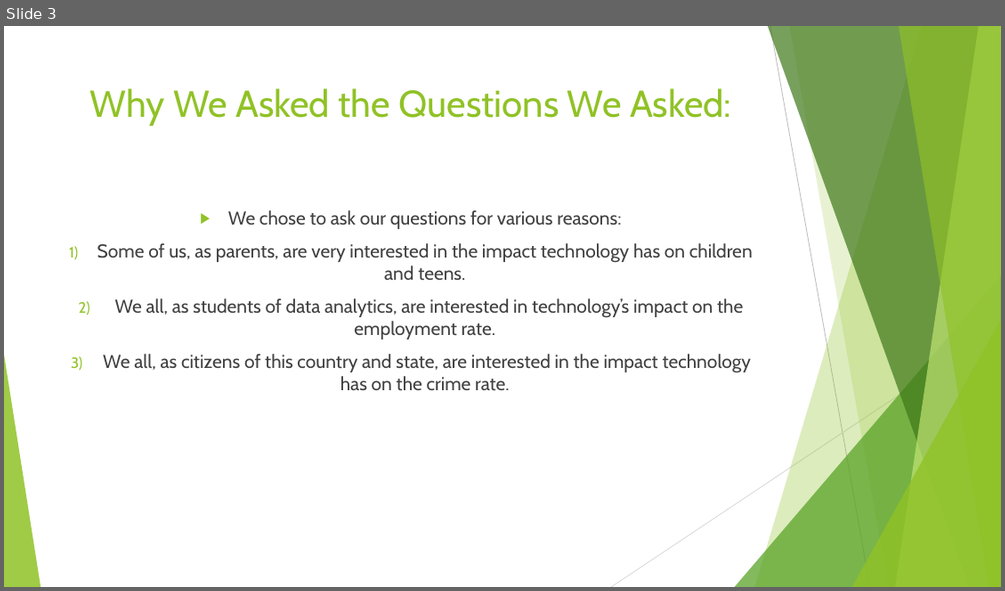
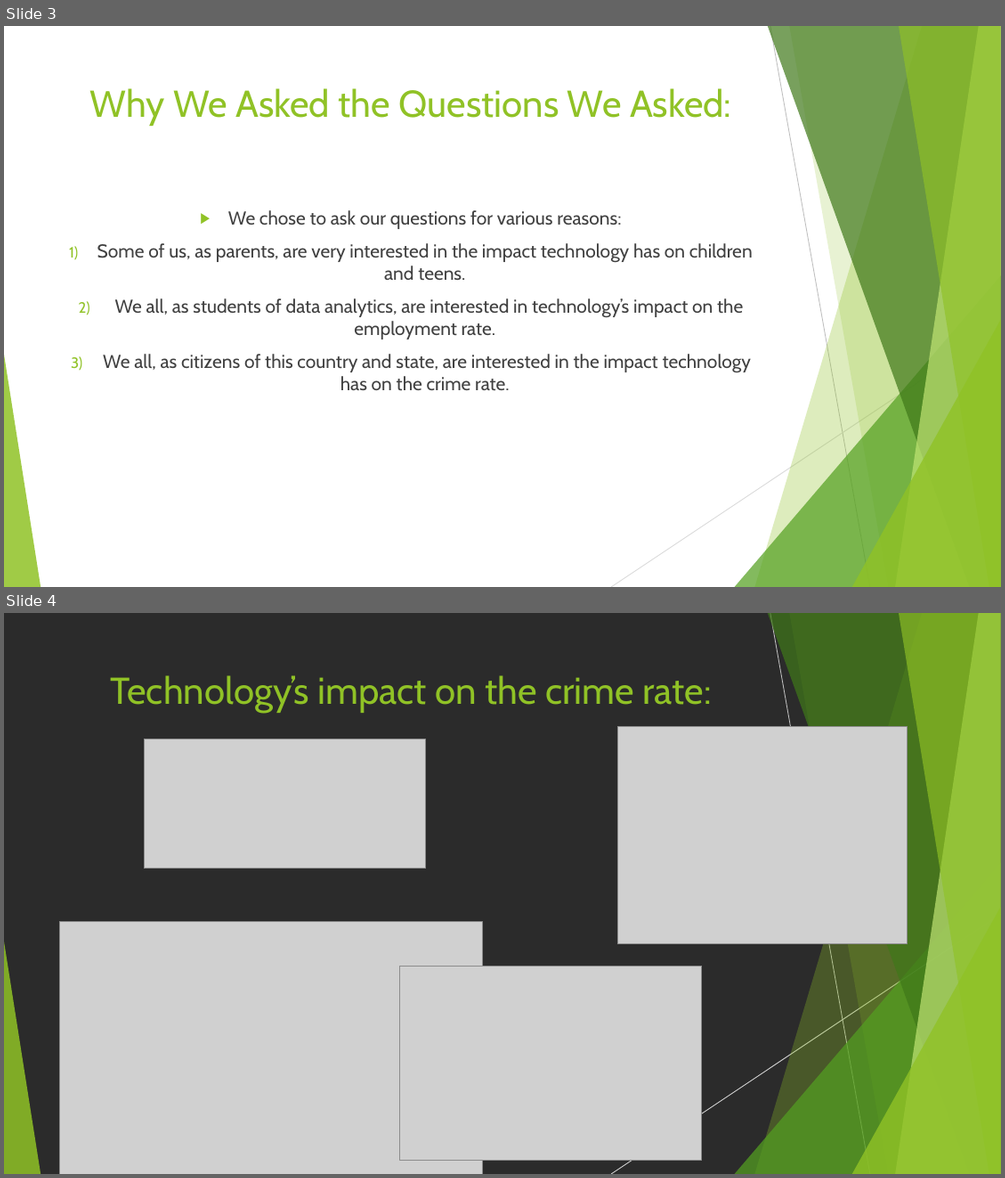
Before and after one commit to gpasley/uncc-group4-project1, a slide deck: The Technology that Changed the World.pptx. Shown one above the other, each under a label of ours: slide 3 before the commit, slides 3 and 4 after it. The pictures are 1005x591 and 1005x1178 pixels, drawn with LibreOffice and Linux fonts; fonts in the diff are those of the drawing; grey boxes stand for pictures; background and template pictures are left out; a plain dark background stands for a picture behind light text. Boxes give left, top, right and bottom in pixels: in the first picture for what was removed or moved away, otherwise in the second. Text is boxed around its words. In the diff, an @@ line names an element or a change of style, - is before the commit and + after.

```diff
--- a/The Technology that Changed the World.pptx
+++ b/The Technology that Changed the World.pptx
@@ slide 4 added at (4,613,1001,1174), background picture (left out); not listed: 10 template elements that a slide beside it also shows @@
@@ title added at (110,675,712,713), 36 pt, text #90C226 @@
+Technology’s impact on the crime rate:
@@ picture added at (144,739,425,868) @@
@@ picture added at (618,727,907,943) @@
@@ picture added at (59,922,483,1174) @@
@@ picture added at (399,966,702,1160) @@
```
Also in this commit, not shown: 4 other slides added, 1 slide removed.
